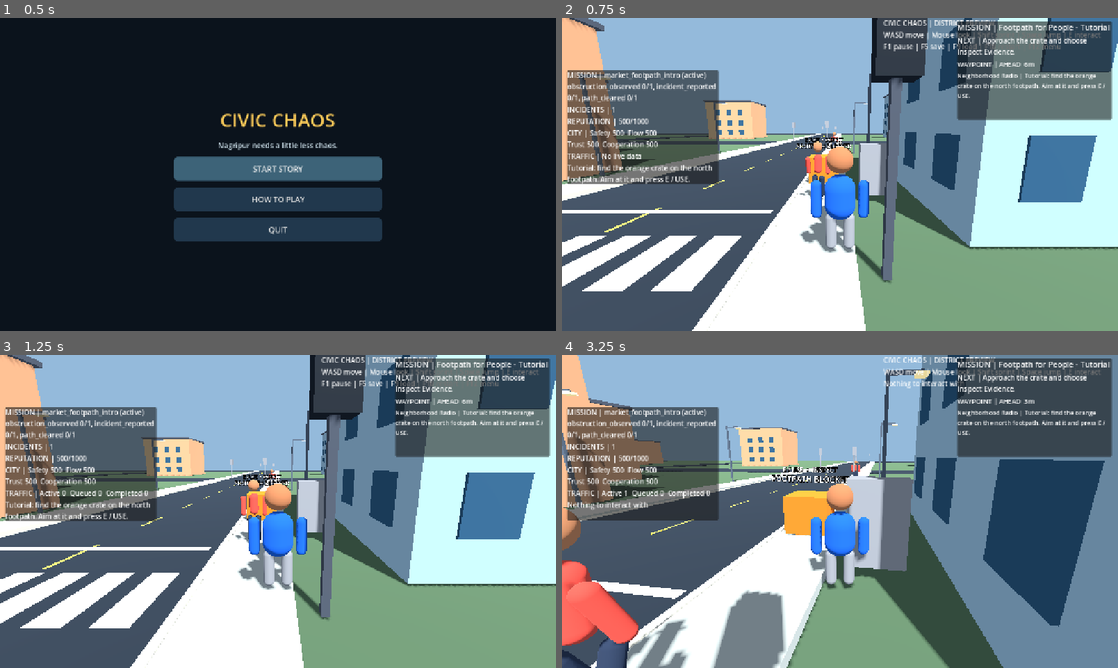
Above: before the commit, frames 1-4 (two rows, left to right).
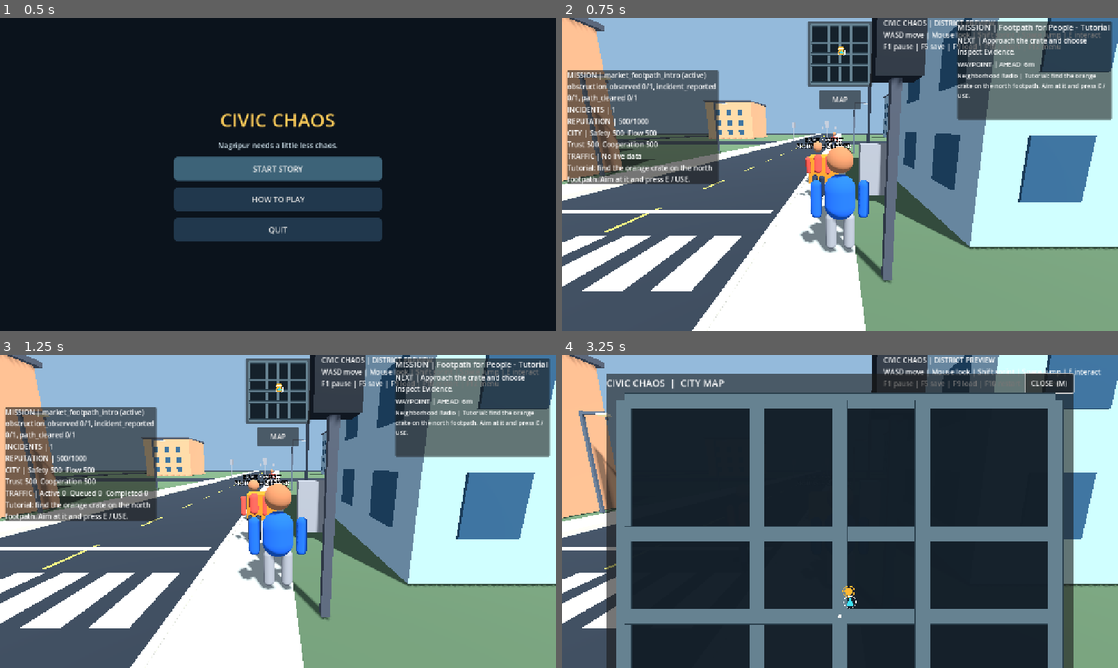
Above: after the commit, the same moments.

Repository: gauravprajapat-23/civic-chaos
Game: Godot game, scene res://scenes/core/menu.tscn
The game is run twice, just before and just after one commit, with the same random seed, the same clock (stepped at 60 frames per second) and the same inputs.
Inputs (mouse positions are in pixels of both pictures, inside the frame that each line leads up to):
- Up to frame 1 (0.5 s): no input
- Up to frame 2 (0.75 s): click "START STORY" at 0.5 s
- Up to frame 3 (1.25 s): no input
- Up to frame 4 (3.25 s): click (840, 436) at 1.25 s, where only the run after the commit has a clickable "MAP"; move the mouse to (867, 511) at 2.02 s; hold E (interact) 2.03-2.78 s; hold W (move_forward) from 2.03 s (still down); move the mouse to (812, 511) at 2.77 s; tap Shift (sprint) at 2.85 s

Frame 1 is identical in both runs. In frame 2, 2.8% of the frame differs, in the area x 44-56%, y 1-30%; in frame 3, 2.8%; in frame 4, 88%, in the area x 0-100%, y 0-100%.

Commit message:
feat(map): wire live city map to gameplay and safe M/touch modal [skip ci]

Diff:
--- a/scripts/core/main.gd
+++ b/scripts/core/main.gd
@@ -19,6 +19,7 @@
 const FreeRoamEvents = preload("res://scripts/civic/free_roam_events.gd")
 const IncidentCard = preload("res://scripts/ui/civic_incident_card.gd")
 const MissionGuide = preload("res://scripts/ui/civic_mission_guide.gd")
+const CityMap = preload("res://scripts/ui/civic_city_map.gd")
 const SaveRepo = preload("res://scripts/core/save_repository.gd")
 const CheckpointTransaction = preload("res://scripts/core/checkpoint_transaction.gd")
 const CheckpointLoadQueue = preload("res://scripts/core/checkpoint_load_queue.gd")
@@ -36,6 +37,8 @@
 var _card_source: Node
 var incident_card: CivicIncidentDetailCard
 var mission_guide: CivicMissionGuide
+var city_map: CivicCityMap
+var _map_open: bool = false
 var touch_layer: CanvasLayer
 var _traffic_display_elapsed: float = 0.0
 var _wrong_way_retry_elapsed: float = 0.0
@@ -136,6 +139,10 @@
     mission_guide.name = "CivicMissionGuide"
     add_child(mission_guide)
     mission_guide.recovery_action_requested.connect(_on_mission_recovery_action)
+    city_map = CityMap.new() as CivicCityMap
+    city_map.name = "CivicCityMap"
+    add_child(city_map)
+    city_map.toggle_requested.connect(_on_city_map_toggle)
     district_finale = DistrictFinale.new() as CivicDistrictFinale
     district_finale.name = "DistrictFinale"
     add_child(district_finale)
@@ -852,6 +859,8 @@
     if player.camera != null:
         forward = -player.camera.global_transform.basis.z
     mission_guide.update_guide(state, player.global_position, forward)
+    if city_map != null:
+        city_map.update_position(player.global_position, -player.global_transform.basis.z, state)
 
 func _on_mission_recovery_action(action: String) -> void:
     if not is_instance_valid(wrong_way_world) or not wrong_way_world.recovery_help_needed():
@@ -875,6 +884,33 @@
 func _set_mobile_controls_visible(enabled: bool) -> void:
     if touch_layer != null and touch_layer.has_method("set_controls_active"):
         touch_layer.call("set_controls_active", enabled)
+
+## Map is a non-gameplay overlay. Pause simulation and cancel all held
+## controls while browsing, then resume at the exact same player position.
+func _on_city_map_toggle() -> void:
+    if not _map_open:
+        if get_tree().paused or (incident_card != null and incident_card.is_open()) or (district_finale != null and district_finale.is_open()):
+            return
+        _cancel_mobile_input()
+        _map_open = true
+        city_map.set_expanded(true)
+        _set_mobile_controls_visible(false)
+        if civic_hud != null:
+            civic_hud.visible = false
+        if mission_guide != null:
+            mission_guide.visible = false
+        lifecycle.set_paused(true)
+        Input.mouse_mode = Input.MOUSE_MODE_VISIBLE
+    else:
+        _map_open = false
+        city_map.set_expanded(false)
+        lifecycle.set_paused(false)
+        _set_mobile_controls_visible(true)
+        if civic_hud != null:
+            civic_hud.visible = true
+        if mission_guide != null:
+            mission_guide.visible = true
+        Input.mouse_mode = Input.MOUSE_MODE_VISIBLE if OS.has_feature("mobile") else Input.MOUSE_MODE_CAPTURED
 
 func _on_mobile_pause_requested() -> void:
     if not get_tree().paused:
